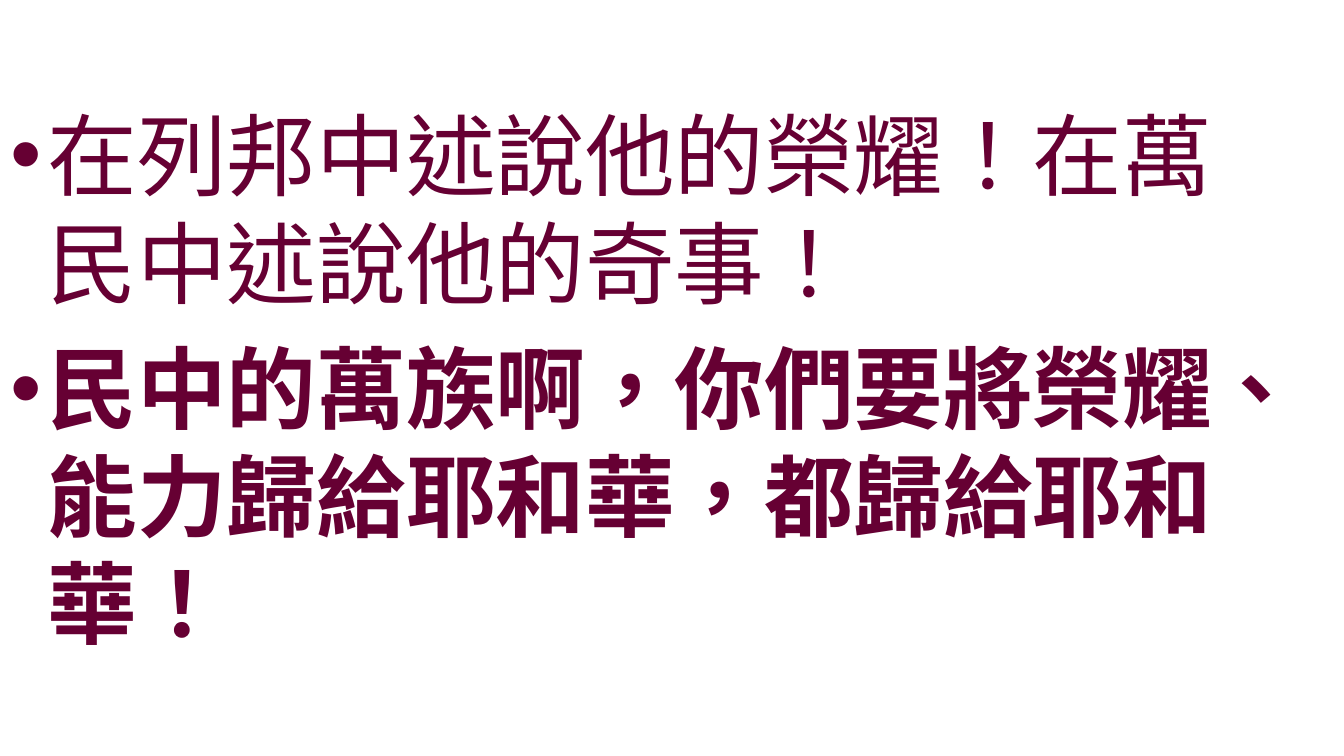
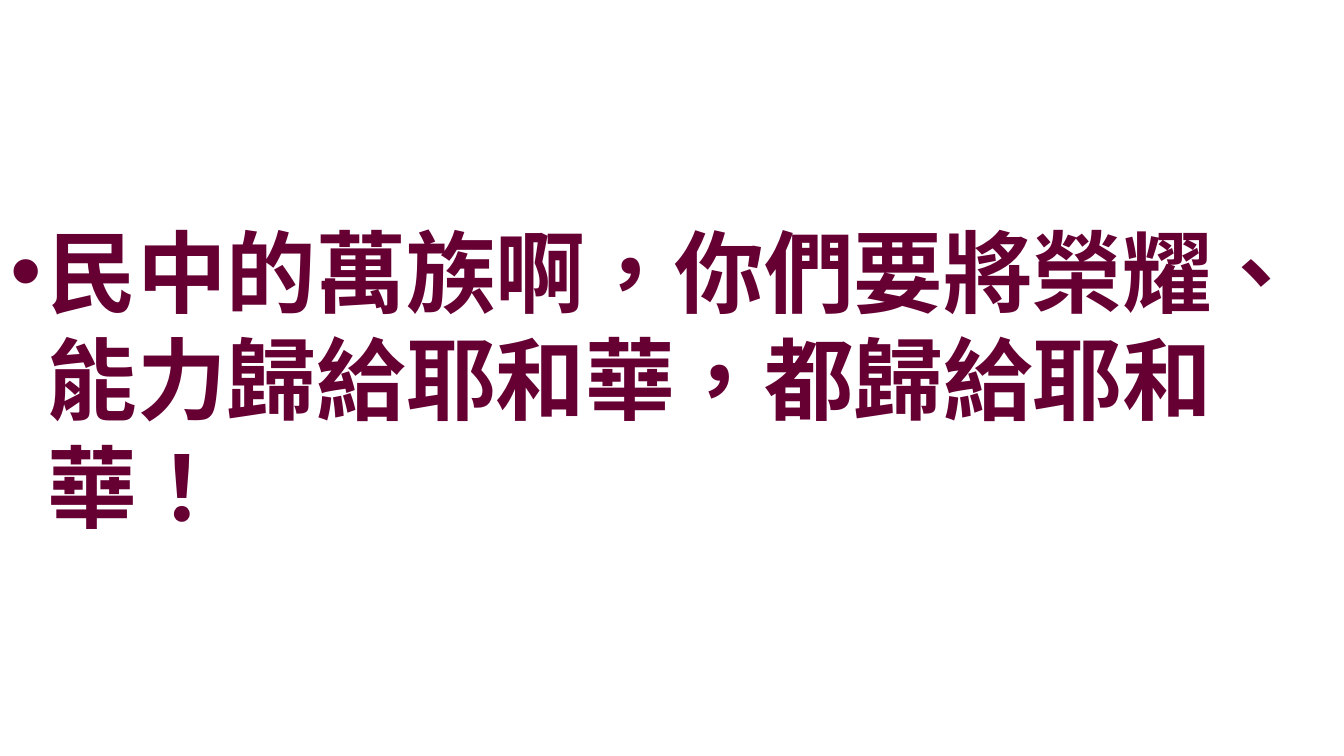
Before and after one commit to batisuoc/worship-resources, a slide deck: slide 5 of 1榮耀無限.pptx (slide 4 before the commit). Drawn at 1344x756 pixels with LibreOffice and Linux fonts; fonts in the diff are those of the drawing; background and template pictures are left out. Boxes give left, top, right and bottom in pixels: in the first picture for what was removed or moved away, otherwise in the second. Text is boxed around its words. In the diff, an @@ line names an element or a change of style, - is before the commit and + after.

```diff
--- a/1榮耀無限.pptx
+++ b/1榮耀無限.pptx
@@ text at [48,113,1212,305]: paragraph removed @@
-• 在列邦中述說他的榮耀！在萬民中述說他的奇事！
```
Also in this commit, not shown: 1 other slide changed, 1 slide added, 1 other file.
